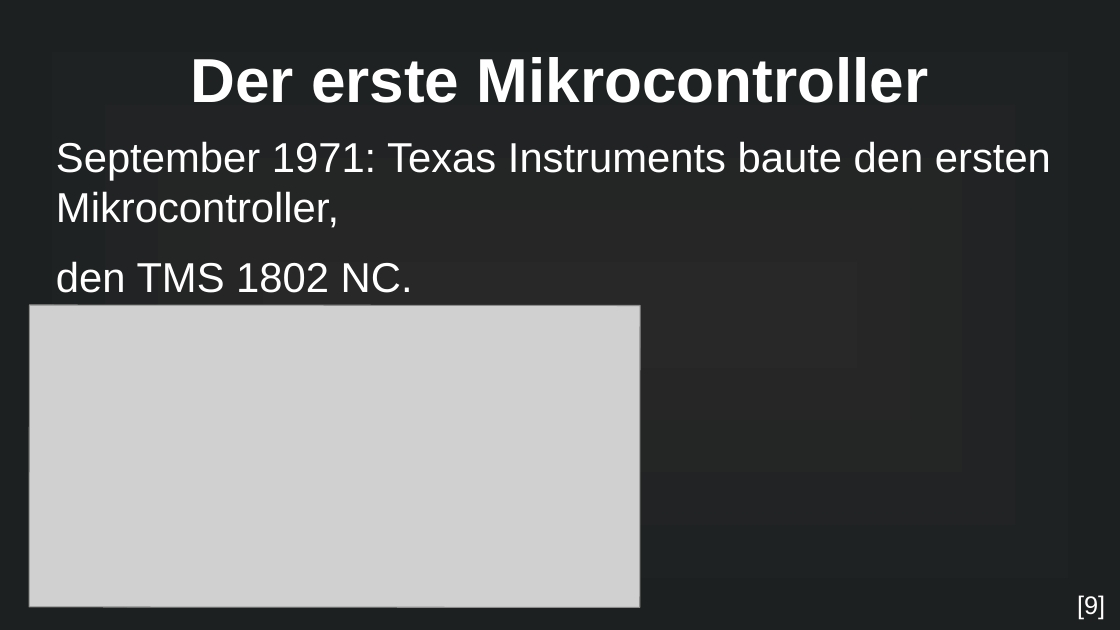
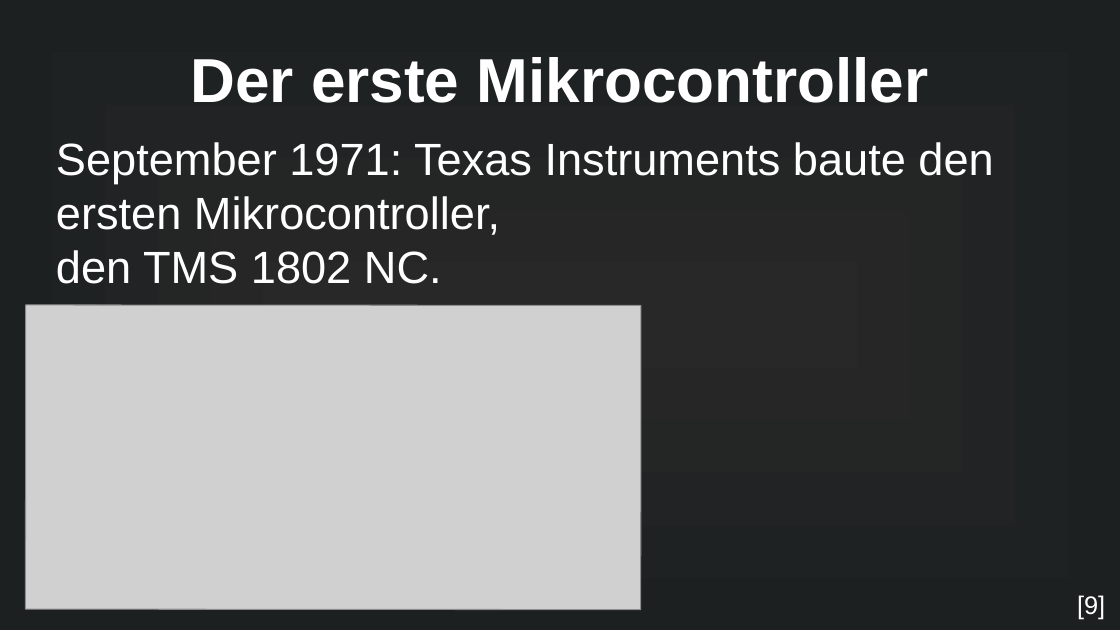
Before and after one commit to MuffinKran24/IMP_GFS, a slide deck: slide 5 of Mikrocontroller_GFS.odp (slide 7 before the commit). Drawn at 1120x630 pixels with LibreOffice and Linux fonts; fonts in the diff are those of the drawing; grey boxes stand for pictures. Boxes give left, top, right and bottom in pixels: in the first picture for what was removed or moved away, otherwise in the second. Text is boxed around its words. In the diff, an @@ line names an element or a change of style, - is before the commit and + after.

```diff
--- a/Mikrocontroller_GFS.odp
+++ b/Mikrocontroller_GFS.odp
@@ text at bbox=[56, 142, 993, 284]: text changed; size 29.6 to 32 pt @@
-September 1971: Texas Instruments baute den ersten Mikrocontroller,
-den TMS 1802 NC.
+September 1971: Texas Instruments baute den ersten Mikrocontroller,
+den TMS 1802 NC.
@@ picture: place and size @@
-picture at bbox=[29, 305, 640, 607]
+picture at bbox=[25, 305, 640, 609]
```
Also in this commit, not shown: 2 other slides changed, 7 slides added, 3 slides removed, 4 other files.
